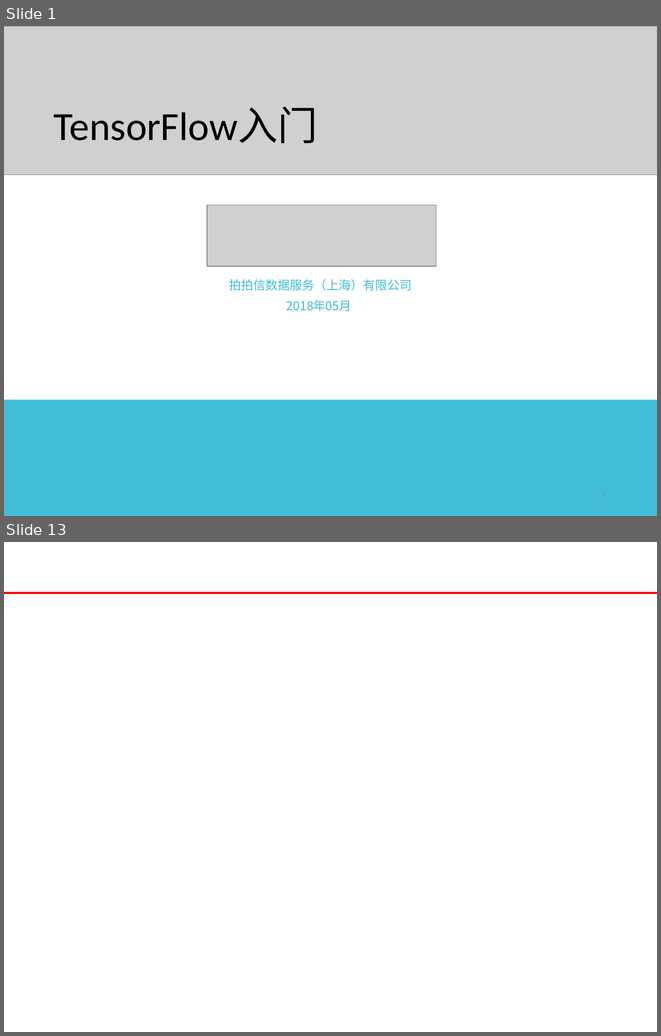
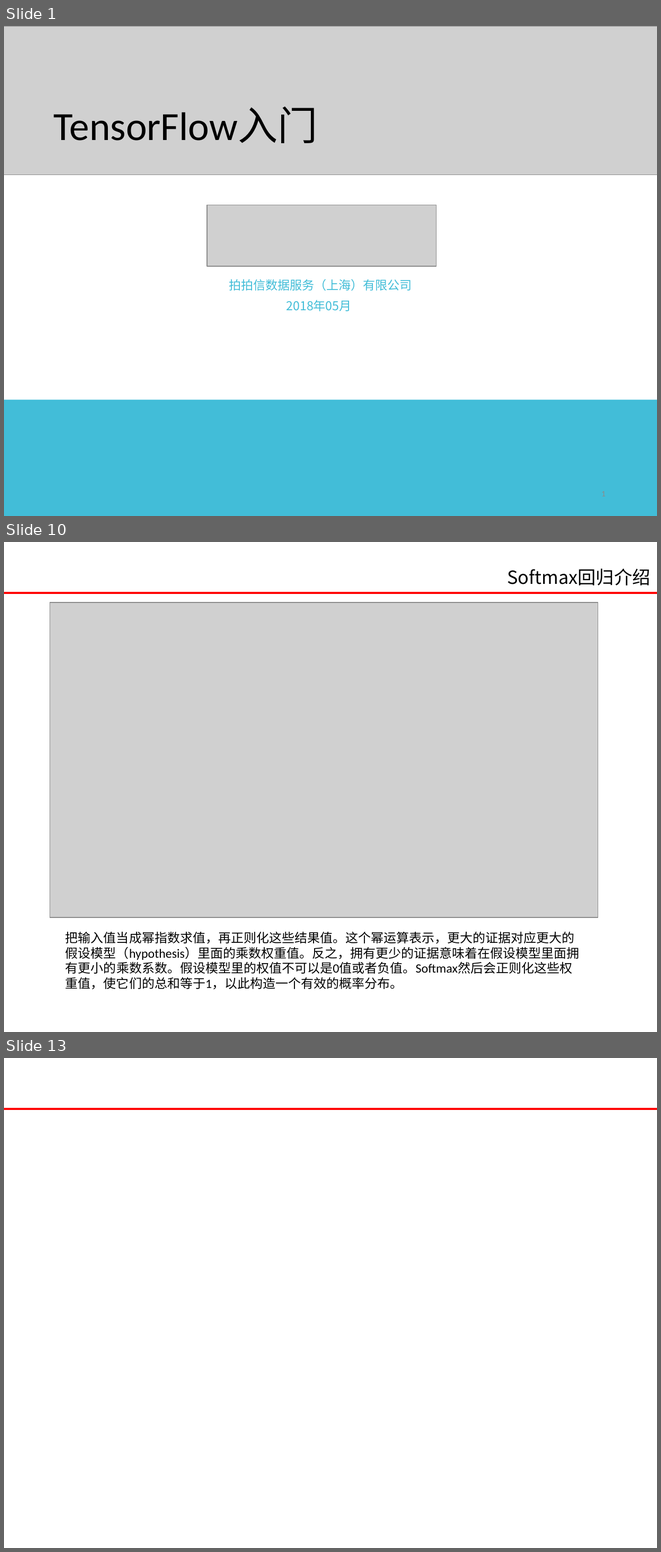
Before and after one commit to jaysoncho92/learn_tensorflow, a slide deck: TensorFlow入门.pptx. Shown one above the other, each under a label of ours: slides 1 and 13 before the commit, slides 1, 10 and 13 after it; the slides between them are not shown. The pictures are 661x1036 and 661x1552 pixels, drawn with LibreOffice and Linux fonts; fonts in the diff are those of the drawing; grey boxes stand for pictures. Boxes give left, top, right and bottom in pixels: in the first picture for what was removed or moved away, otherwise in the second. Text is boxed around its words. In the diff, an @@ line names an element or a change of style, - is before the commit and + after.

```diff
--- a/TensorFlow入门.pptx
+++ b/TensorFlow入门.pptx
@@ slide 10 added at (4,542,657,1032), background #FFFFFF @@
@@ text added at (507,568,650,585), 20 pt, text #000000 @@
+Softmax回归介绍
@@ line added from (4, 593) to (657, 593), #FF0000 2.25 pt @@
@@ picture added at (50,603,598,917) @@
@@ text added at (65,931,580,989), 14 pt, text #000000 @@
+把输入值当成幂指数求值，再正则化这些结果值。这个幂运算表示，更大的证据对应更大的假设模型（hypothesis）里面的乘数权重值。反之，拥有更少的证据意味着在假设模型里面拥有更小的乘数系数。假设模型里的权值不可以是0值或者负值。Softmax然后会正则化这些权重值，使它们的总和等于1，以此构造一个有效的概率分布。
```
Also in this commit, not shown: 9 slides changed, 1 other slide added, 2 slides removed, 4 other files.
